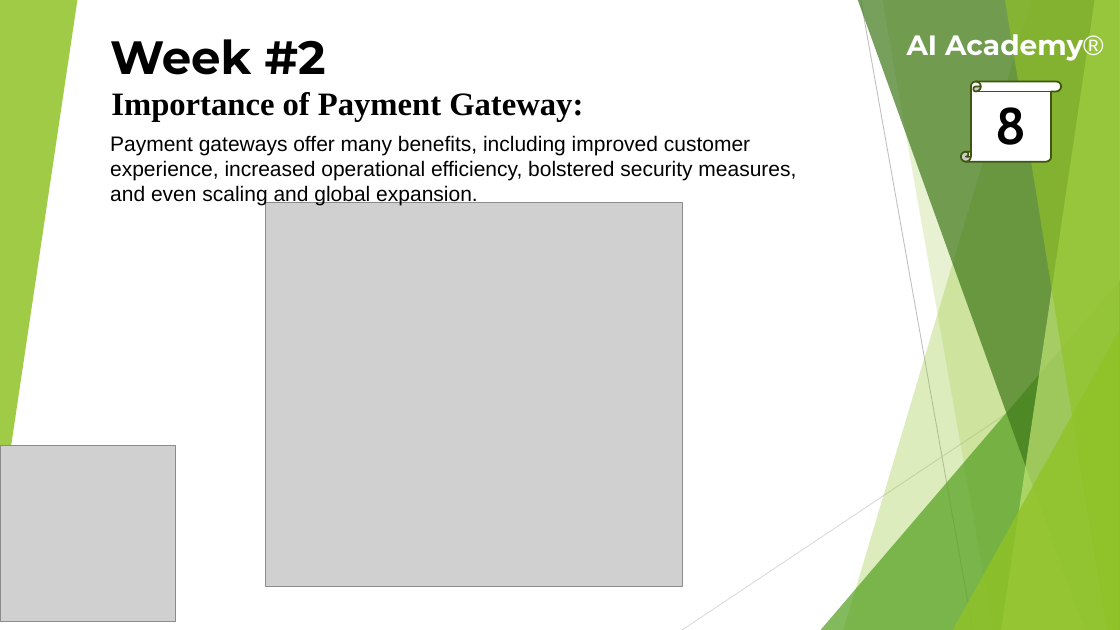
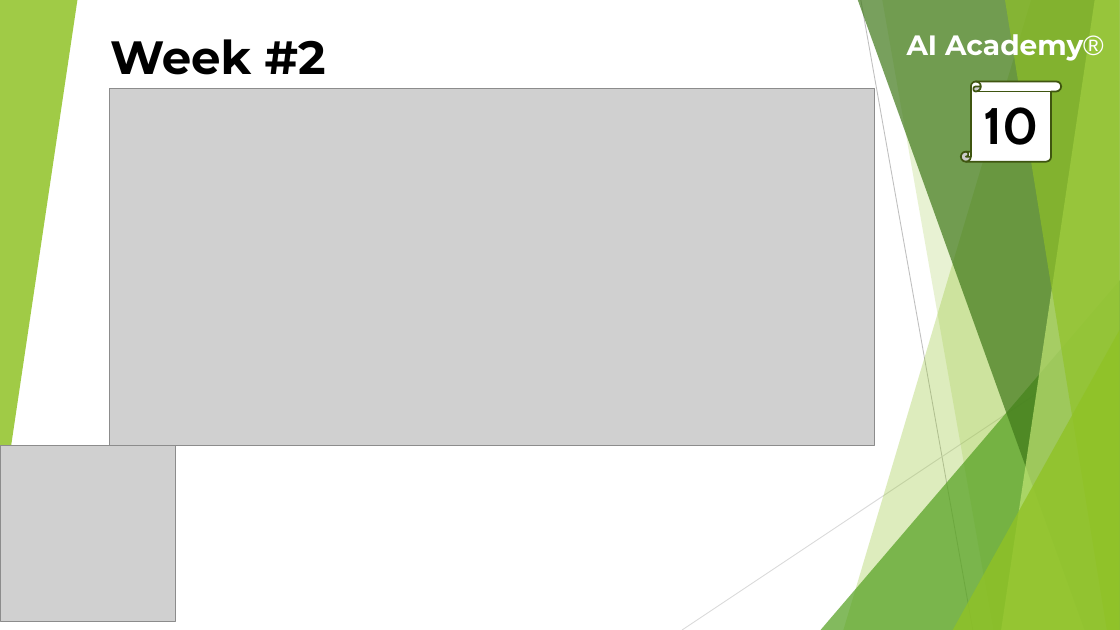
Before and after one commit to theaamirlatif/AI-Academy, a slide deck: slide 10 of eCommerce/Lectures/2nd Week Lecture.pptx (slide 8 before the commit). Drawn at 1120x630 pixels with LibreOffice and Linux fonts; fonts in the diff are those of the drawing; grey boxes stand for pictures. Boxes give left, top, right and bottom in pixels: in the first picture for what was removed or moved away, otherwise in the second. Text is boxed around its words. In the diff, an @@ line names an element or a change of style, - is before the commit and + after.

```diff
--- a/eCommerce/Lectures/2nd Week Lecture.pptx
+++ b/eCommerce/Lectures/2nd Week Lecture.pptx
@@ picture added at (109, 89, 875, 445) @@
@@ text removed at (111, 92, 583, 122) @@
-Importance of Payment Gateway:
@@ text in vertical scroll at (983, 107, 1038, 145): text changed @@
-8
+10
@@ text removed at (110, 135, 796, 206) @@
-Payment gateways offer many benefits, including improved customer experience, increased operational efficiency, bolstered security measures, and even scaling and global expansion.
@@ picture removed at (266, 202, 682, 586) @@
```
Also in this commit, not shown: 8 other slides changed, 7 slides removed, 1 other file.
